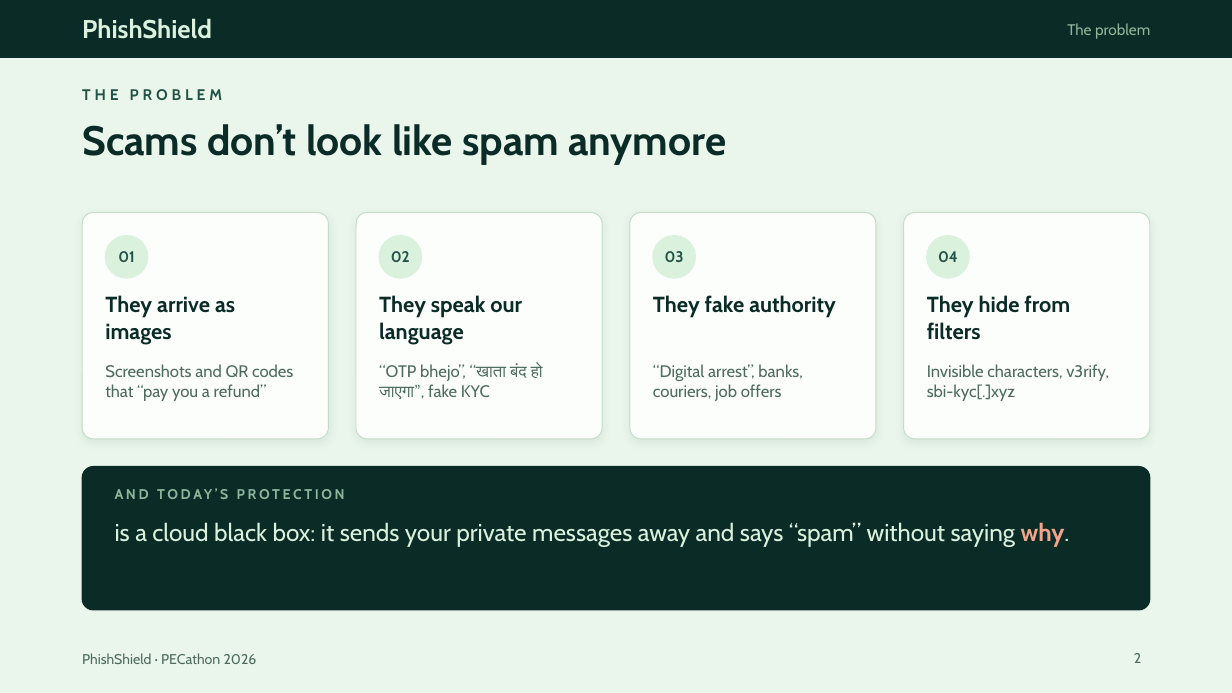
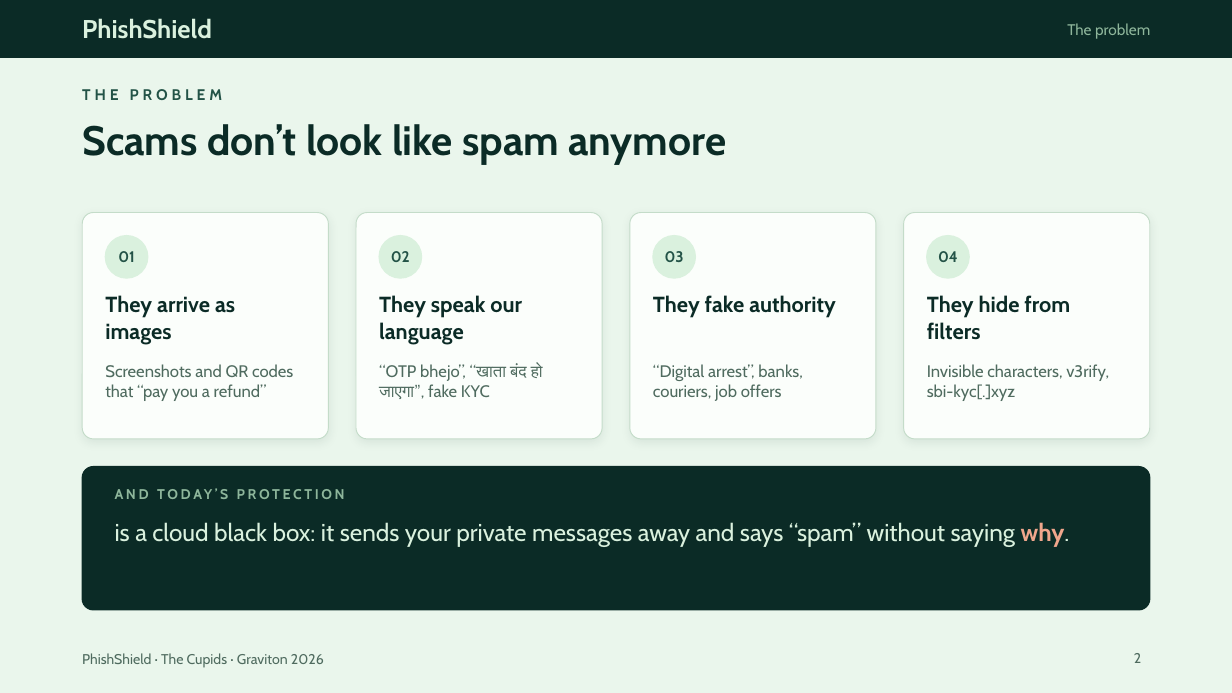
Before and after one commit to armaankhan2905/PhishShield, a slide deck: slide 2 of PhishShield-pitch.pptx. Drawn at 1232x693 pixels with LibreOffice and Linux fonts; fonts in the diff are those of the drawing. Boxes give left, top, right and bottom in pixels: in the first picture for what was removed or moved away, otherwise in the second. Text is boxed around its words. In the diff, an @@ line names an element or a change of style, - is before the commit and + after.

```diff
--- a/PhishShield-pitch.pptx
+++ b/PhishShield-pitch.pptx
@@ text at (x1=82, y1=653, x2=324, y2=668): text changed @@
-PhishShield · PECathon 2026
+PhishShield · The Cupids · Graviton 2026
```
Also in this commit, not shown: 7 other slides changed.
